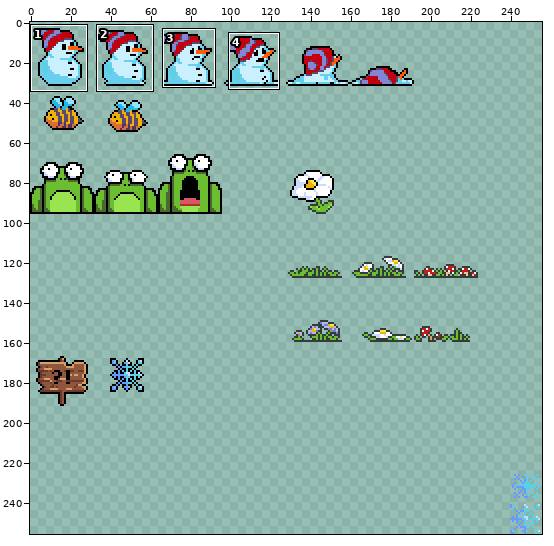
Sprite sheet -- src/assets/spritesheet.png. The first picture is a wide view before the edit; the outline marks the close-up.
Close-up. Earlier state:
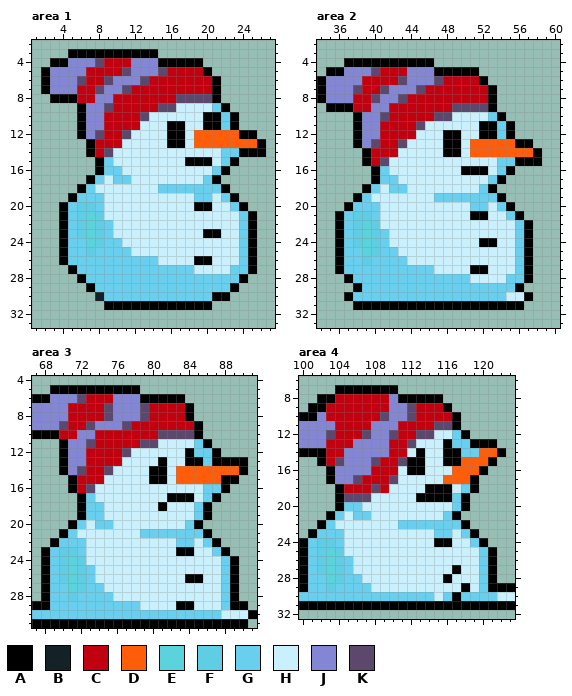
The file is 256x256 pixels. Colours within 5 levels of each other are drawn and written as one. Shown: area 1: x 1..27, y 2..33; area 2: x 34..60, y 2..33; area 3: x 67..91, y 4..31; area 4: x 100..123, y 6..32. The commit also changed other parts of the picture, which this record leaves out.
Palette (. is transparent): A #000000  B #122226  C #c10110  D #ff5d09  E #5ad3dc  F #5fcde4  G #68cfef  H #c9f0fc  J #8387d3  K #5b486c
Pixels before, area 1, first column x 2:
 3 ...AAAAAAAAAA............
 4 .AAJJJKCCCJJJAAAAA.......
 5 AJJJJCCCCKJJJKCCCCA......
 6 AJJJKCCKJJJKCCCCCCCA.....
 7 AJJJCCKJJKCCCCCCCCCA.....
 8 .AAACCJJCCCCCCCKKKKA.....
 9 ....AJJKCCCCCKKHHHHGA....
10 ....AJJCCCCKHHHHHHAAGA...
11 ....AJJCCCCHHHAAHHAAGA...
12 ....AJKCCKHHHHAAHDDDDDAA.
13 .....ACCCHHHHHAAHDDDDDDDA
14 .....ACKHHHHHHHHHHHHGGAAA
15 ......AGHHHHHHHHAAAHGA...
16 ......AGGHHHHHHHHHHGA....
17 .....AGHGGHHHHHHHHGA.....
18 ....AGHHHHHHHGGGGGGGA....
19 ...AGGGHHHHHHHHHHGGHGA...
20 ..AGFFGHHHHHHHHHHAAHHGA..
21 ..AGFEFHHHHHHHHHHHHHHHGA.
22 ..AGFEFGHHHHHHHHHHHHHHGA.
23 ..AGFEFGHHHHHHHHHHAAHHGA.
24 ..AGGEFGGHHHHHHHHHHHHHGA.
25 ..AGGFGGGGHHHHHHHHHHHHGA.
26 ..AGGGGGGGGGGHHHHAAHHHGA.
27 ...AGGGGGGGGGGGGGHHHHGGA.
28 ....AGGGGGGGGGGGGGGGGGA..
29 .....AGGGGGGGGGGGGGGGA...
30 ......BGGGGGGGGGGGGAA....
31 .......AAAAAAAAAAAA......
Pixels before, area 2, first column x 34:
 4 ...AAAAAAAAAA............
 5 .AAJJJKCCCJJJAAAAA.......
 6 AJJJJCCCCKJJJKCCCCA......
 7 AJJJKCCKJJJKCCCCCCCA.....
 8 AJJJCCKJJKCCCCCCCCCA.....
 9 .AAACCJJCCCCCCCKKKKA.....
10 ....AJJKCCCCCKKHHHHGA....
11 ....AJJCCCCKHHHHHHAAGA...
12 ....AJJCCCCHHHAAHHAAGA...
13 ....AJKCCKHHHHAAHDDDDDAA.
14 .....ACCCHHHHHAAHDDDDDDDA
15 .....ACKHHHHHHHHHHHHGGAAA
16 ......AGHHHHHHHHAAAHGA...
17 ......AGGHHHHHHHHHHGA....
18 .....AGHGGHHHHHHHHGA.....
19 ....AGHHHHHHHGGGGGGGA....
20 ...AGGGHHHHHHHHHHGGHGA...
21 ..AGFFGHHHHHHHHHHAAHHGA..
22 ..AGFEFHHHHHHHHHHHHHHHGA.
23 ..AGFEFGHHHHHHHHHHHHHHGA.
24 ..AGFEFGHHHHHHHHHHAAHHGA.
25 ..AGGEFGGHHHHHHHHHHHHHGA.
26 ..AGGFGGGGHHHHHHHHHHHHGA.
27 ..AGGGGGGGGGGHHHHAAHHHGA.
28 ...AGGGGGGGGGGGGGHHHHGGA.
29 ....AGGGGGGGGGGGGGGGGGA..
30 ...AGGGGGGGGGGGGGGGGGHHA.
31 ....AAAAAAAAAAAAAAAAAAA..
Pixels before, area 3, first column x 67:
 5 ..AAAAAAAAAA.............
 6 AAJJJKCCCJJJAAAAA........
 7 JJJJCCCCKJJJKCCCCA.......
 8 JJJJCCCCKJJJKCCCCA.......
 9 JJJKCCKJJJKCCCCCCCA......
10 AAACCJJCCCCCCCKKKKA......
11 ...AJJKCCCCCKKHHHHGA.....
12 ...AJJCCCCKHHHHHHAGGA....
13 ...AJJCCCCHHHHAHHAAGAAAA.
14 ...AJKCCKHHHHAAHDDDDDDDA.
15 ....ACCCHHHHHAAHDDDDDAA..
16 ....ACKHHHHHHHHHHHHGGA...
17 .....AGHHHHHHHHAAAHGA....
18 .....AGGHHHHHHAHHHGA.....
19 .....AGGHHHHHHHHHHGA.....
20 ....AGHGGHHHHHHHHGA......
21 ...AGHHHHHHHGGGGGGGA.....
22 ..AGGGHHHHHHHHHHGGHGA....
23 .AGFFGHHHHHHHHHHAAHHGA...
24 .AGFEFHHHHHHHHHHHHHHHGA..
25 .AGFEFGHHHHHHHHHHHHHHGA..
26 .AGFEFGHHHHHHHHHHAAHHGA..
27 .AGGEFGGHHHHHHHHHHHHHGA..
28 .AGGFGGGGHHHHHHHHHHHHGA..
29 AAGGGGGGGGGGHHHHAAHHHGAA.
30 GGGGGGGGGGGGGGGGGGGGGHHHA
31 AAAAAAAAAAAAAAAAAAAAAAAA.
Pixels before, area 4, first column x 100:
 7 ....AAAAAAA.............
 8 ..AACCCCCCJAAAAA........
 9 .AACCCCCCCJJKCCCA.......
10 AAJCCCCCCKJJKCCCCA......
11 JJJJCCCCJJJCCCCKKA......
12 JJJKCCCKJJKCCKKHHGA.....
13 JJJCCCJJJJCCKHHHAGGAAA..
14 AAACCJJJJJCCHAHHAAGGDDA.
15 ..ACKJJJKCCKAAHHAADDDA..
16 ...AJJJJCCCHAAHHHDDDA...
17 ...AJJKCCCKHHHHHDDDA....
18 ....ACCCKCHHHHAAAHGA....
19 ....AKKKHHHHHAAAAGA.....
20 ....AGGHHHHHHHHHHGA.....
21 ...AGHGGHHHHHHHHGA......
22 ..AGHHHHHHHGGGGGGGA.....
23 .AGGGHHHHHHHHHHGGHGA....
24 AGFFGHHHHHHHHHHAAHHGA...
25 AGFEFHHHHHHHHHHHHHHHGA..
26 AGFEFGHHHHHHHHHHHHHHGA..
27 AGFEFGHHHHHHHHHHHAHHGA..
28 AGGEFGGHHHHHHHHHAHHHGA..
29 AGGFGGGGHHHHHHHHHHAHGAAA
30 GGGGGGGGGGGGGGGHGAGGGGHH
31 AAAAAAAAAAAAAAAAAAAAAAAA
And afterwards:
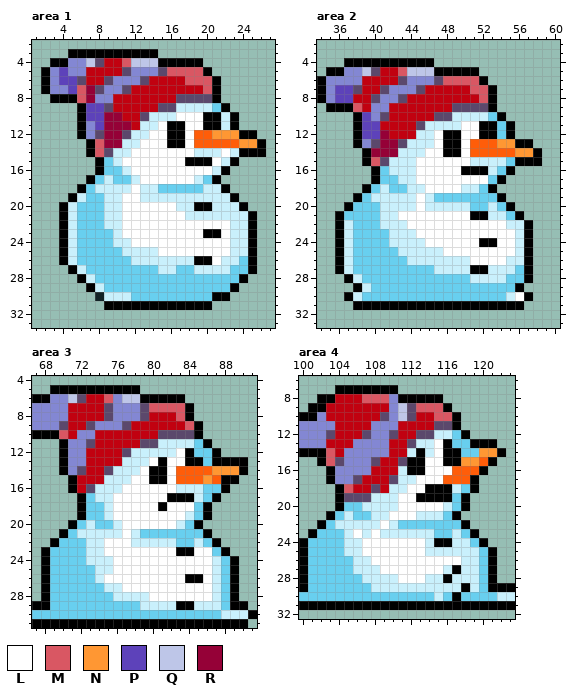
Colours new in this view: L #ffffff  M #d95763  N #ff9733  P #5d42ba  Q #bec6e8  R #950137
What changed:
Changed rows in their new state; - is an unchanged pixel.
Area 1:
first column x 4:
 4 ---Q---MQQQ-----------
 5 P-----------MMMM------
 6 PP------------MMM-----
 7 -PMR------------M-----
 8 --MR------------------
 9 ---PP-----------------
10 ---PPRR------LLL--H---
11 ----PRRR---L--LL--H---
12 -----RR---LL--L--NNN--
13 ----MRR--LLL--L-----NN
14 ----M---LLLLLLL---LH--
15 -------LLLLLLL---LH---
16 --------LLLLLLLLLH----
17 ---------LLLLLL-------
18 --------L-------HH----
19 --H----LL------HH-H---
20 -HGG---LLLLLL------H--
21 -HGGG--LLLLLLL------H-
22 -HGGGH-LLLLLLLLLLLL-H-
23 -HGGG--LLLLLLLLL--L-H-
24 -H-GG-H-LLLLLLLLLLL-H-
25 -H-G---H---LLLLLLLL-H-
26 -H------HHH------L----
27 --H--------HH---------
28 ---H------------------
29 ----H-----------------
30 -----HHH--------------
Area 2:
first column x 36:
 5 ---Q---MQQQ-----------
 6 ------------MMMM------
 7 PP-------------MM-----
 8 PP--------------M-----
 9 --M-------------------
10 ---P------------------
11 ---PP---------LL------
12 ---PPR-----L--LL------
13 -----RR----L--L---NN--
14 ----RRR---LL--L-----NN
15 ----M----LLLLLL---H---
16 ---------LLLLL--------
17 ---------LLLLLLLL-----
18 ----------LLLL--------
19 ---------L------------
20 ---------L------------
21 --GG---LLLLLLLL-------
22 -HGGG---LLLLLLLLLLL-H-
23 -HGGG----LLLLLLLLLLLH-
24 -HGGG-----LLLLLL--LLH-
25 -H-GG-------LLLLLLLLH-
26 -H-G-----------LLLL-H-
27 -H--------------------
28 --H-------------------
29 ---H------------------
30 --H-----------------L-
Area 3:
first column x 70:
 6 -Q---M-QQ-----------
 7 ----------MMMM------
 8 -------------M------
 9 --------------M-----
10 M-------------------
12 -------------L------
13 ----------L-LL------
14 ---------L--L----NNN
15 --------LL--L---N---
16 -------LLLLLL-------
17 ------LLLLLL--------
18 ------LLLLL-LLL-----
19 ------LLLLLLLL------
20 -------LLLLLL-------
21 -------L------------
22 -----LLL------------
23 GG---LLLLLLLL--LL---
24 GGG---LLLLLLLLLLL---
25 GGG---LLLLLLLLLLL---
26 GGG--LLLLLLLLL--L---
27 -GG----LLLLLLLLLL---
28 -G--------LLLLLLL---
Area 4:
first column x 102:
 8 -----MMM------------
 9 ---------Q-MMM------
10 ---------Q---MM-----
13 -------------L------
14 -M-----------L----NN
15 -M----------LL--NN--
16 ------------LLL-----
17 -----------LLL------
18 ---M------LL--------
19 ---------LL---------
20 ---------LLLLL------
21 --------LLL---------
22 -------L------------
23 ----L-L-------------
24 GG---LLLLLLL--------
25 GGG--LLLLLLL--------
26 GGG---LLLLLLLLLL----
27 GGG----LLLLLLL------
28 -GG------LLL--------
29 -G------------------
Where, in picture pixels (left, top, right, bottom), the same in both close-ups:
changed: (59, 58, 257, 301)
changed: (335, 67, 533, 301)
changed: (59, 394, 239, 601)
changed: (317, 394, 497, 592)
